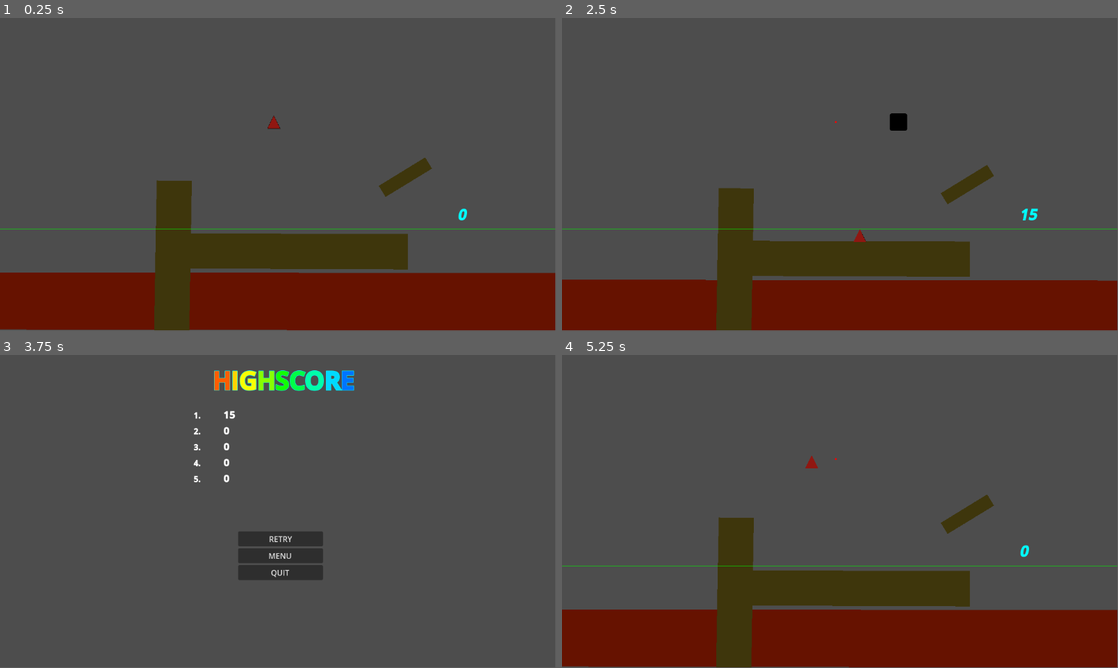
Above: before the commit, frames 1-4 (two rows, left to right).
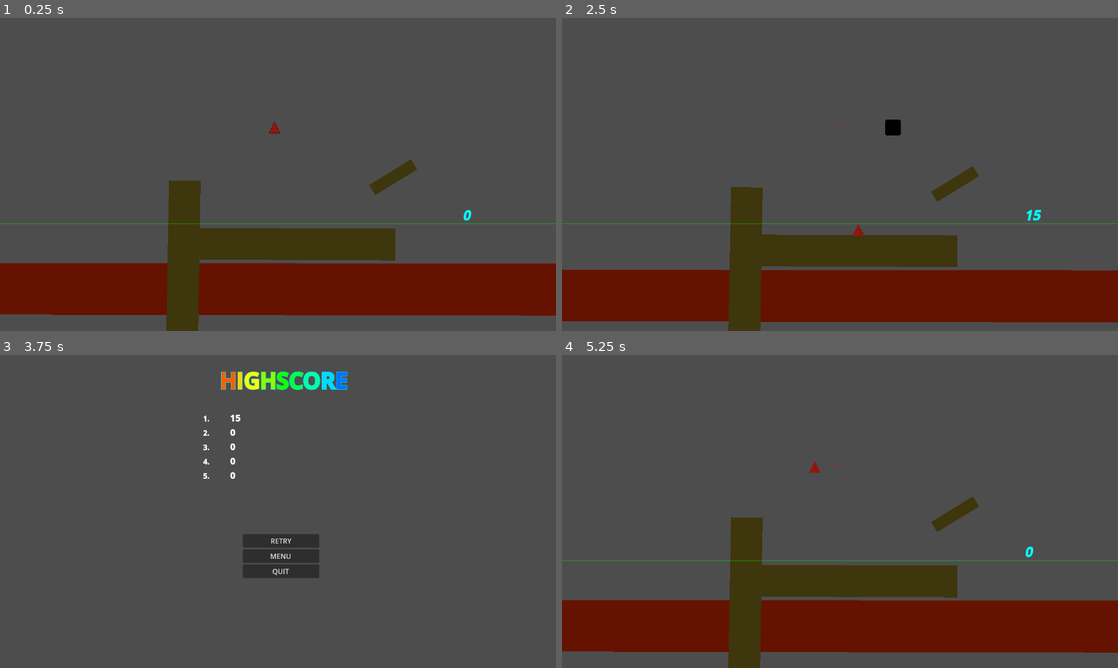
Above: after the commit, the same moments.

Repository: CodyI20/stacking-boxes
Game: Godot game, scene res://Scenes/game.tscn
The game is run twice, just before and just after one commit, with the same random seed, the same clock (stepped at 60 frames per second) and the same inputs. The engine's default icon, where the game draws it, is replaced by a stand-in: a white triangle on a blue panel in a dark square.
Inputs:
- Up to frame 1 (0.25 s): no input
- Up to frame 2 (2.5 s): tap Enter at 0.5 s; hold D (Right) 0.53-1.28 s; tap Space (Space) at 0.6, 1.35, 2, 2.1 s; hold A (Left) 1.28-2.03 s; hold D (Right) from 2.03 s (still down)
- Up to frame 3 (3.75 s): tap Space (Space) at 2.85, 3.6 s; release D (Right) at 3.53 s; hold A (Left) from 3.53 s (still down)
- Up to frame 4 (5.25 s): release A (Left) at 4.25 s; click "RETRY" at 4.25 s; tap Enter at 5 s; hold A (Left) from 5.03 s (still down); tap Space (Space) at 5.1 s
In our replay, the window is 799x449 before the commit and 800x450 after it. These sizes can differ from the game's own. Grey fills any space a smaller window leaves; there, only what the larger window draws over its background counts as a difference.

The runs differ from the first frame. In frame 1, 11% of the frame differs, in the area x 0-100%, y 31-100%; in frame 2, 9.6%; in frame 3, 2.0%; in frame 4, 11%.

Commit message:
OptionsMenu - WIP
 - Added the options scene with basic functionality for resolution change
 - Changed a few variables in the project settings to accommodate the features

Diff:
--- /dev/null
+++ b/GDScripts/options.gd
@@ -0,0 +1,43 @@
+extends Control
+
+
+# Called when the node enters the scene tree for the first time.
+func _ready() -> void:
+	pass # Replace with function body.
+
+
+# Called every frame. 'delta' is the elapsed time since the previous frame.
+func _process(delta: float) -> void:
+	pass
+
+# RESOLUTION SETTINGS
+func _on_resolutions_item_selected(index: int) -> void:
+	var res_vector = Vector2i(1920,1080) # Safe guard default resolution
+	match index:
+		0:
+			res_vector = Vector2i(1920,1080)
+		1:
+			res_vector = Vector2i(1280,720)
+
+	DisplayServer.window_set_size(res_vector)
+
+
+func _on_window_modes_item_selected(index: int) -> void:
+	var window_mode = DisplayServer.WINDOW_MODE_WINDOWED # Safe guard default value
+	match index:
+		0:
+			window_mode = DisplayServer.WINDOW_MODE_FULLSCREEN
+		1:
+			DisplayServer.WINDOW_MODE_WINDOWED
+
+	DisplayServer.window_set_mode(window_mode)
+
+
+# BUTTONS
+func _on_back_button_pressed() -> void:
+	visible = false
+	set_process(false)
+
+
+func _on_quit_button_pressed() -> void:
+	GameManager.quit_game()
--- /dev/null
+++ b/Scenes/options.tscn
@@ -0,0 +1,104 @@
+[gd_scene load_steps=2 format=3 uid="uid://dk1rgtf8maf0i"]
+
+[ext_resource type="Script" path="res://GDScripts/options.gd" id="1_8iwmn"]
+
+[node name="Options" type="Control"]
+layout_mode = 3
+anchors_preset = 15
+anchor_right = 1.0
+anchor_bottom = 1.0
+grow_horizontal = 2
+grow_vertical = 2
+script = ExtResource("1_8iwmn")
+
+[node name="RichTextLabel" type="RichTextLabel" parent="."]
+layout_mode = 1
+anchors_preset = -1
+anchor_left = 0.517188
+anchor_top = 0.102
+anchor_right = 0.517188
+anchor_bottom = 0.102
+offset_left = -75.8
+offset_top = -27.096
+offset_right = 75.2
+offset_bottom = 26.904
+grow_horizontal = 2
+bbcode_enabled = true
+text = "[b][color=GREEN][wave amp = 0.01 frequency=0.2][font_size=30] OPTIONS"
+metadata/_edit_use_anchors_ = true
+
+[node name="OptionsContainer" type="VBoxContainer" parent="."]
+layout_mode = 1
+anchors_preset = -1
+anchor_left = 0.515588
+anchor_top = 0.41
+anchor_right = 0.515588
+anchor_bottom = 0.41
+offset_left = -328.952
+offset_top = -159.2
+offset_right = 328.048
+offset_bottom = 159.8
+metadata/_edit_use_anchors_ = true
+
+[node name="ResolutionText" type="RichTextLabel" parent="OptionsContainer"]
+layout_mode = 2
+bbcode_enabled = true
+text = "[b] Resolution"
+fit_content = true
+
+[node name="Resolutions" type="OptionButton" parent="OptionsContainer"]
+layout_mode = 2
+selected = 1
+item_count = 2
+popup/item_0/text = "1920x1080"
+popup/item_1/text = "1280x720"
+popup/item_1/id = 1
+
+[node name="FullscreenText" type="RichTextLabel" parent="OptionsContainer"]
+layout_mode = 2
+bbcode_enabled = true
+text = "[b] Window mode"
+fit_content = true
+
+[node name="WindowModes" type="OptionButton" parent="OptionsContainer"]
+layout_mode = 2
+selected = 1
+item_count = 2
+popup/item_0/text = "Fullscreen"
+popup/item_1/text = "Windowed"
+popup/item_1/id = 1
+
+[node name="FullscreenText2" type="RichTextLabel" parent="OptionsContainer"]
+layout_mode = 2
+bbcode_enabled = true
+text = "[b] V-SYNC"
+fit_content = true
+
+[node name="CheckButton" type="CheckButton" parent="OptionsContainer"]
+layout_mode = 2
+button_pressed = true
+
+[node name="ButtonsContainer" type="VBoxContainer" parent="."]
+layout_mode = 1
+anchors_preset = -1
+anchor_left = 0.515
+anchor_top = 0.744
+anchor_right = 0.515
+anchor_bottom = 0.744
+offset_left = -89.2001
+offset_top = -32.68
+offset_right = 89.7999
+offset_bottom = 33.32
+
+[node name="BackButton" type="Button" parent="ButtonsContainer"]
+layout_mode = 2
+text = "BACK"
+
+[node name="QuitButton" type="Button" parent="ButtonsContainer"]
+layout_mode = 2
+text = "QUIT"
+
+[connection signal="item_selected" from="OptionsContainer/Resolutions" to="." method="_on_resolutions_item_selected"]
+[connection signal="item_selected" from="OptionsContainer/WindowModes" to="." method="_on_window_modes_item_selected"]
+[connection signal="pressed" from="ButtonsContainer/BackButton" to="." method="_on_back_button_pressed"]
+[connection signal="pressed" from="ButtonsContainer/QuitButton" to="." method="_on_quit_button_pressed"]
--- a/project.godot
+++ b/project.godot
@@ -21,6 +21,12 @@
 Events="*res://GDScripts/Global/Events.gd"
 MatchData="*res://GDScripts/Global/MatchData.gd"
 GameManager="*res://GDScripts/Global/GameManager.gd"
+
+[display]
+
+window/size/viewport_width=1280
+window/size/viewport_height=720
+window/stretch/aspect="expand"
 
 [dotnet]
 
